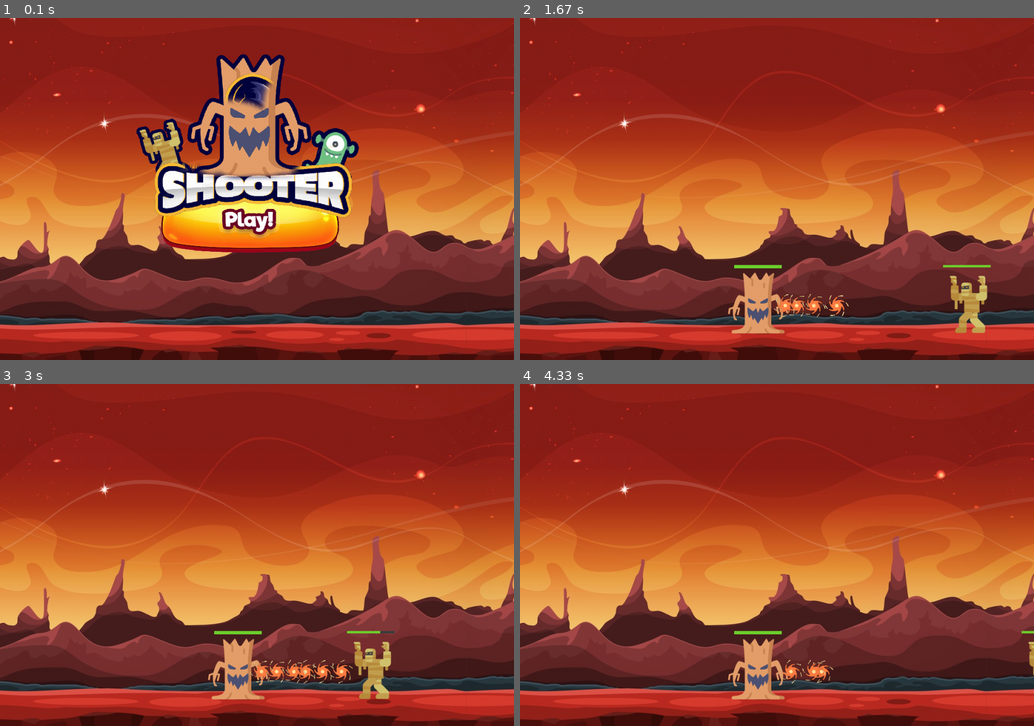
Above: before the commit, frames 1-4 (two rows, left to right).
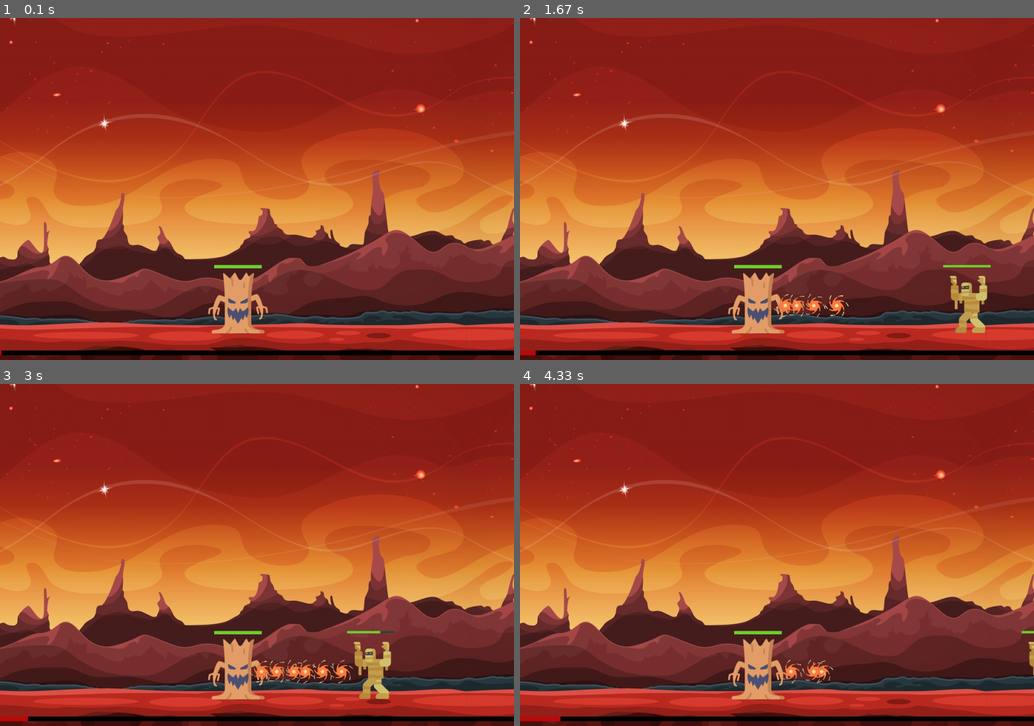
Above: after the commit, the same moments.

Repository: Boolsy/Pygame
Game: pygame game, started from main.py
The game is run twice, just before and just after one commit, with the same random seed, the same clock (stepped at 60 frames per second) and the same inputs.
Inputs (mouse positions are in pixels of both pictures, inside the frame that each line leads up to):
- Up to frame 1 (0.1 s): no input
- Up to frame 2 (1.67 s): click (777, 189) at 0.38 s; tap Space at 0.67, 1.07, 1.37, 1.57 s
- Up to frame 3 (3 s): tap Space at 1.9, 2.2, 2.4, 2.7, 2.97 s
- Up to frame 4 (4.33 s): tap Space at 3.3, 3.6, 3.73, 4.13 s

The runs differ from the first frame. In frame 1, 19% of the frame differs, in the area x 0-100%, y 10-99%; in frame 2, 1.5%; in frame 3, 1.5%; in frame 4, 1.5%.

Commit message:
09-03-2023
Add function

Diff:
--- /dev/null
+++ b/comet.py
@@ -0,0 +1,8 @@
+import pygame
+
+# definir une classe pour gérer la comet
+class Comet(pygame.sprite.Sprite):
+    def __init__(self):
+        super().__init__()
+        self.image = pygame.image.load('Assets/comet.png')
+        self.rect = self.image.get_rect()
--- /dev/null
+++ b/comet_event.py
@@ -0,0 +1,34 @@
+import pygame
+
+
+#crée une classe pour gérer cet evenement
+class CometFallEvent:
+
+    # lors du chargement -> créer un compteur
+    def __init__(self):
+        self.percent = 0
+        self.percent_speed = 3
+
+        #definir un groupe de sprite pour stocker nos comètes
+        self.all_comets = pygame.sprite.Group()
+
+    def add_percent(self):
+        self.percent += self.percent_speed / 100
+
+    def update_bar(self, surface):
+        #ajouter du pourcentage à la barre
+        self.add_percent()
+        #barre noir (en arrière plan)
+        pygame.draw.rect(surface, (0, 0, 0), [
+            0,#axe des x
+            surface.get_height() - 20,#axe des y
+            surface.get_width(),#longueur de la surface
+            10 #epaisseur de la barre
+        ])
+        #barre rouge (en avant plan)
+        pygame.draw.rect(surface, (187, 11, 11), [
+            0,  # axe des x
+            surface.get_height() - 20,  # axe des y
+            (surface.get_width() / 100) * self.percent,  # longueur de la surface
+            10  # epaisseur de la barre
+        ])
--- a/game.py
+++ b/game.py
@@ -1,16 +1,20 @@
 from player import Player
 from monster import Monster
+from comet_event import CometFallEvent
 import pygame
 
 class Game:
 
     def __init__(self):
         #definir si le jeu a commencé ou non
-        self.is_playing = False
+        self.is_playing = True
         # genere le joueur
         self.all_players = pygame.sprite.Group()
         self.player = Player(self)
         self.all_players.add(self.player)
+
+        # générer l'evenement
+        self.comet_event = CometFallEvent()
 
         #Groupe de monstre
         self.all_monsters = pygame.sprite.Group()
@@ -34,6 +38,9 @@
         # actualiser la barre de vie du joueur
         self.player.update_health_bar(screen)
 
+        # actualiser la barre d'evenement du jeu
+        self.comet_event.update_bar(screen)
+
         # recupere les projectiles du joueur
 
         for projectile in self.player.all_projectiles:
@@ -50,6 +57,9 @@
         # applique l'ensemble des images de mon groupe de monstre
         self.all_monsters.draw(screen)
 
+        #appliquer l'ensemble des images de mon groupe de comettes
+        self.comet_event.all_comets.draw(screen)
+
         # verifie si le joueur souhaite aller a gauche ou a droite
         if self.pressed.get(pygame.K_RIGHT) and self.player.rect.x + self.player.rect.width < screen.get_width():
             self.player.move_right()
--- a/main.py
+++ b/main.py
@@ -5,7 +5,7 @@
 pygame.init()
 
 # Genere la fenetre de jeu
-pygame.display.set_caption("EpicGameEnSueur")
+pygame.display.set_caption("CommetFallGame")
 # taille en pixel de la fenetre (x,y)screen pour recup la surface
 screen = pygame.display.set_mode((1080, 720))
 
